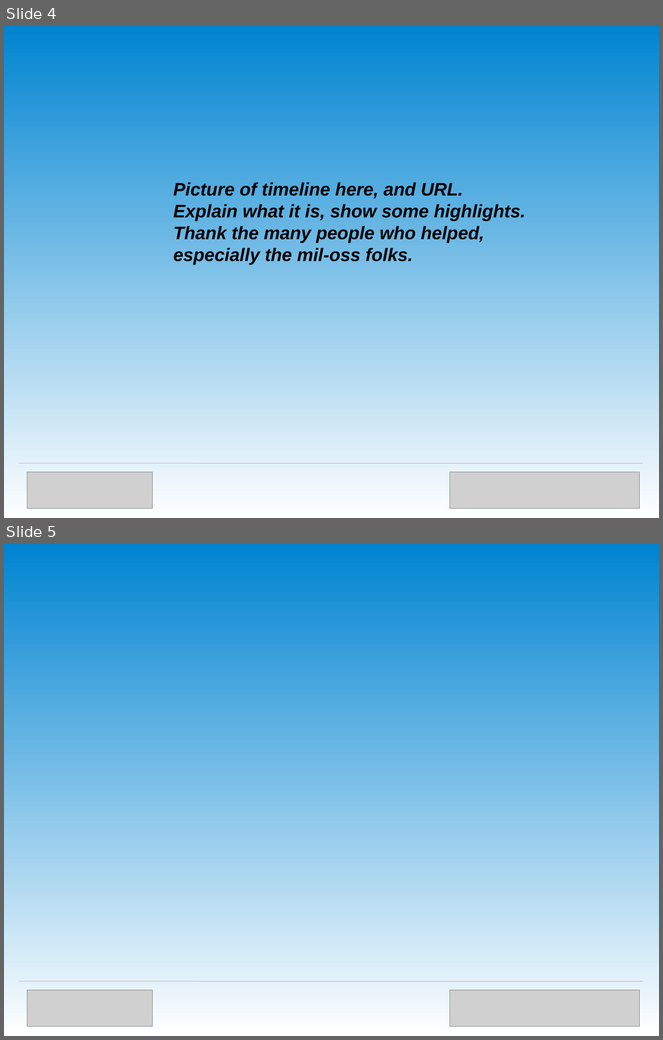
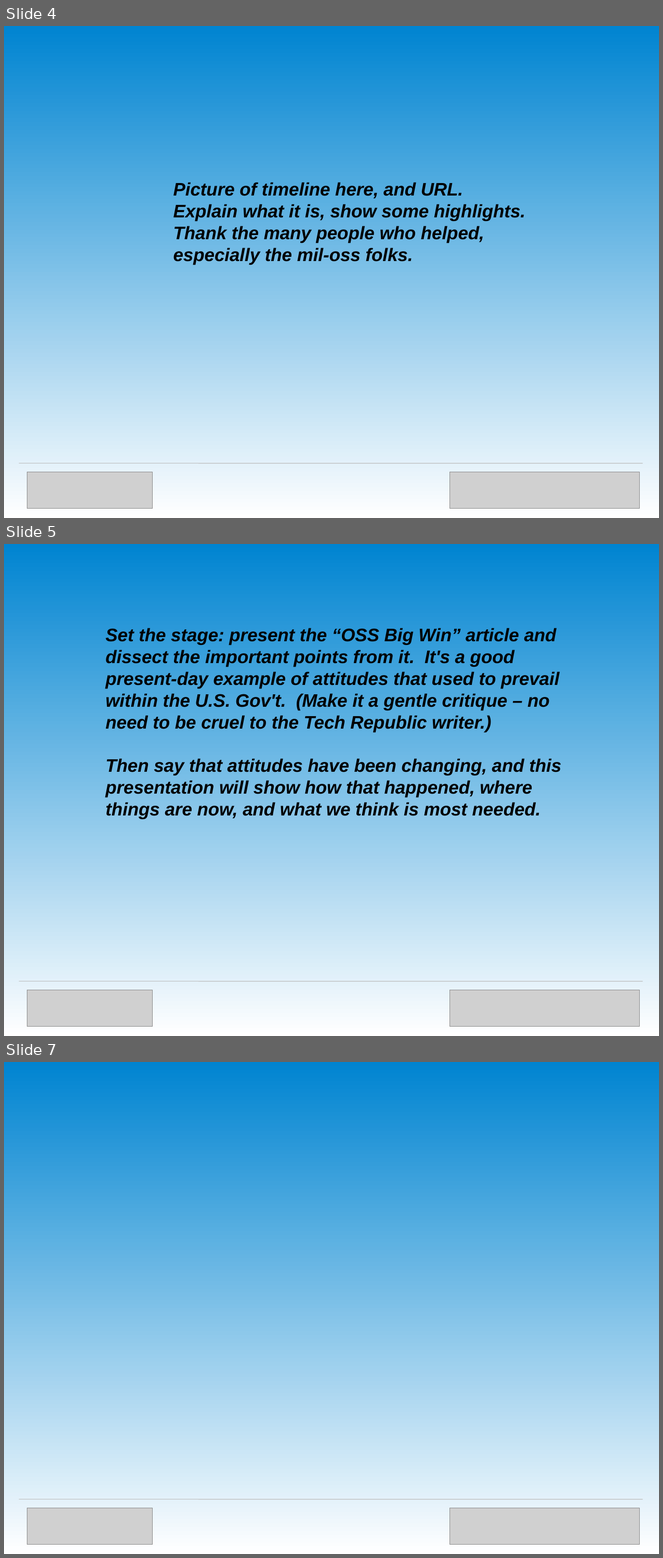
Before and after one commit to OpenTechStrategies/timelines, a slide deck: us-govt-open-source.odp. Shown one above the other, each under a label of ours: slides 4 and 5 before the commit, slides 4, 5 and 7 after it; the slides between them are not shown. The pictures are 663x1040 and 663x1558 pixels, drawn with LibreOffice and Linux fonts; fonts in the diff are those of the drawing; grey boxes stand for pictures. Boxes give left, top, right and bottom in pixels: in the first picture for what was removed or moved away, otherwise in the second. Text is boxed around its words. In the diff, an @@ line names an element or a change of style, - is before the commit and + after.

```diff
--- a/us-govt-open-source.odp
+++ b/us-govt-open-source.odp
@@ slide 5 added at bbox=[4, 544, 659, 1036], background gradient #0084D1 to #FFFFFF @@
@@ text added at bbox=[105, 628, 561, 819], 22 pt, text #000000, bold, italic @@
+Set the stage: present the “OSS Big Win” article and dissect the important points from it. It's a good present-day example of attitudes that used to prevail within the U.S. Gov't. (Make it a gentle critique – no need to be cruel to the Tech Republic writer.)
+Then say that attitudes have been changing, and this presentation will show how that happened, where things are now, and what we think is most needed.
@@ line added from (19, 981) to (643, 981), #C0C0C0 0.71 pt @@
@@ picture added at bbox=[27, 990, 153, 1026] @@
@@ picture added at bbox=[450, 990, 639, 1026] @@
@@ what was slide 5 is now slide 7 @@
```
Also in this commit, not shown: 2 other slides added, 1 other file.
